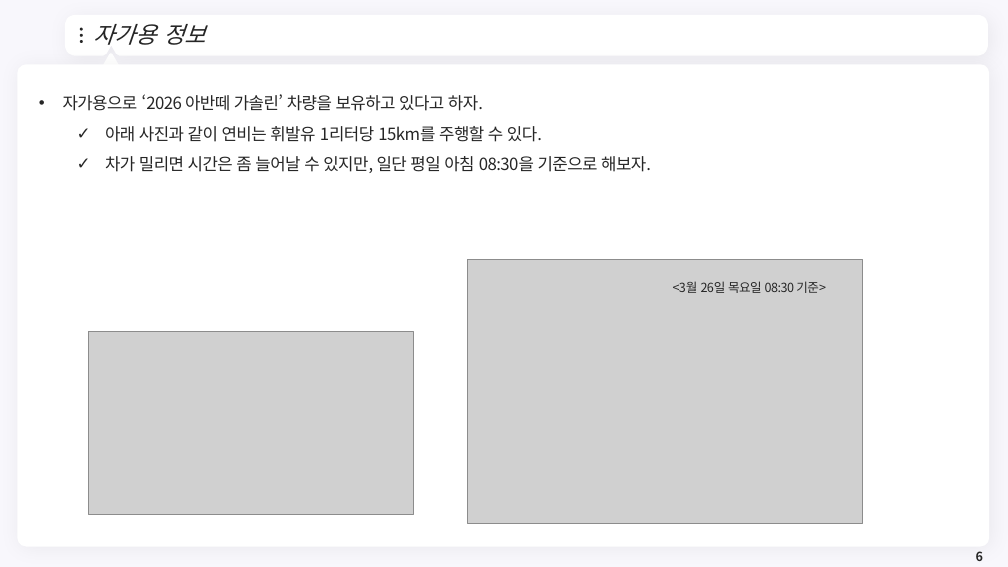
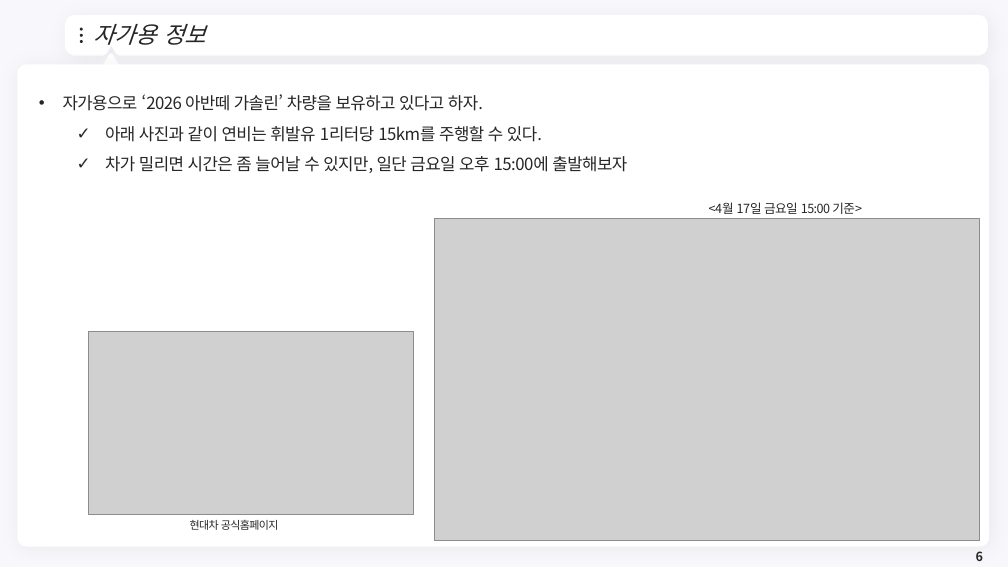
Before and after one commit to meandthey/Teaching, a slide deck: slide 6 of 생활속의 경제/01_Lectures/생활속의 경제_(에너지경제)_2.pptx. Drawn at 1008x567 pixels with LibreOffice and Linux fonts; fonts in the diff are those of the drawing; grey boxes stand for pictures; background and template pictures are left out. Boxes give left, top, right and bottom in pixels: in the first picture for what was removed or moved away, otherwise in the second. Text is boxed around its words. In the diff, an @@ line names an element or a change of style, - is before the commit and + after.

```diff
--- a/생활속의 경제/01_Lectures/생활속의 경제_(에너지경제)_2.pptx
+++ b/생활속의 경제/01_Lectures/생활속의 경제_(에너지경제)_2.pptx
@@ text at box(105, 156, 627, 173): text changed @@
-  ✓ 차가 밀리면 시간은 좀 늘어날 수 있지만, 일단 평일 아침 08:30을 기준으로 해보자.
+  ✓ 차가 밀리면 시간은 좀 늘어날 수 있지만, 일단 금요일 오후 15:00에 출발해보자
@@ text at box(709, 202, 862, 214): text changed @@
-<3월 26일 목요일 08:30 기준>
+<4월 17일 금요일 15:00 기준>
@@ picture: place and size @@
-picture at box(467, 259, 863, 523)
+picture at box(435, 219, 979, 541)
@@ text added at box(190, 520, 279, 530), 10.5 pt, text #262626 @@
+현대차 공식홈페이지
```
Also in this commit, not shown: 17 other slides changed, 3 slides added, 7 slides removed, 2 other files.
